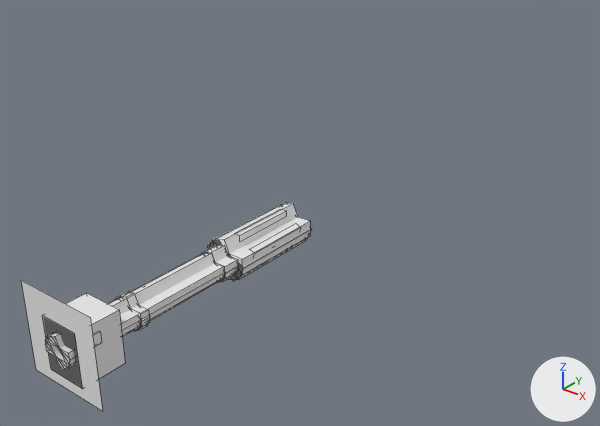
Two versions of the OBJ model src/main/resources/assets/mareeletrica/models/block/paint_m4a1_view_1.obj, one commit apart.
Both versions are drawn from a 50 mm lens placed at (1.158, -0.013, 1.043), pointed at (0.439, 0.885, 0.487). The lights are fixed; the arrows at lower right show +X, +Y and +Z. The first picture is the older version. Mesh edges are drawn as thin lines. Where no turn or scale is listed for an object, it has been applied to the vertices. Vertices at exactly the same position are counted once.

Script lines for the objects in view, before the commit:
```python
me_paint_m4a1_view_1 = bpy.data.meshes.new('paint_m4a1_view_1')
me_paint_m4a1_view_1.from_pydata(...)  # 188 vertices, 165 faces; spans x 0.442..0.558, y 0.397..0.795, z 0.472..0.59
me_paint_m4a1_view_1.materials.append(mat_paint)  # its picture is missing
ob_paint_m4a1_view_1 = bpy.data.objects.new('paint_m4a1_view_1', me_paint_m4a1_view_1)
ob_paint_m4a1_view_1.location = (0.0, 0.0, 0.0)
```
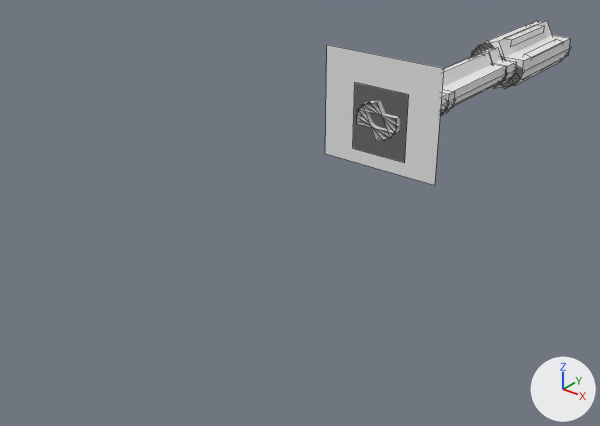
Location of each change, (x1, y1, x2, y2) in pixels of the pictures (600 x 426 px; the box of a moved part takes in the faces that stretch with it):
'paint_m4a1_view_1', reshaped (15% narrower, 21% shorter)
    before: (21, 203, 311, 411)
    after: (325, 20, 571, 185)
part 1 of me_paint_m4a1_view_1, added
    after: (509, 25, 544, 46)
part 2 of me_paint_m4a1_view_1, moved or reshaped
    before: (249, 223, 299, 251)
    after: (524, 39, 564, 56)
part 3 of me_paint_m4a1_view_1, moved or reshaped
    before: (208, 203, 310, 281)
    after: (479, 48, 516, 87)
part 4 of me_paint_m4a1_view_1, moved or reshaped
    before: (209, 203, 311, 280)
    after: (473, 48, 517, 85)
part 5 of me_paint_m4a1_view_1, moved or reshaped
    before: (45, 253, 225, 369)
    after: (356, 53, 506, 140)
part 6 of me_paint_m4a1_view_1, moved or reshaped
    before: (206, 244, 238, 283)
    after: (440, 89, 455, 114)
part 7 of me_paint_m4a1_view_1, moved or reshaped
    before: (202, 245, 239, 282)
    after: (440, 99, 455, 115)
part 8 of me_paint_m4a1_view_1, added
    after: (353, 83, 409, 163)
part 9 of me_paint_m4a1_view_1, moved or reshaped
    before: (119, 291, 150, 331)
    after: (471, 20, 570, 89)
part 10 of me_paint_m4a1_view_1, moved or reshaped
    before: (116, 293, 150, 330)
    after: (472, 20, 571, 88)
part 11 of me_paint_m4a1_view_1, deleted
    before: (21, 210, 286, 411)
part 12 of me_paint_m4a1_view_1, added
    after: (325, 45, 506, 185)

The change, as a list of edits to the scene's bpy script:
```text
Change me_paint_m4a1_view_1:
    used by ob_paint_m4a1_view_1; location = (0.0, 0.0, 0.0)
    remove me_paint_m4a1_view_1.from_pydata(...)  # 188 vertices, 165 faces; spans x 0.442..0.558, y 0.397..0.795, z 0.472..0.59
    add me_paint_m4a1_view_1.from_pydata(...)  # 192 vertices, 165 faces; spans x 0.398..0.602, y 0.994..1.603, z 0.537..0.717
    me_paint_m4a1_view_1 part 1: a new loose piece, a box spanning x 0.491..0.509, y 1.426..1.57, z 0.646..0.66, in mat_paint (its picture is missing)
    me_paint_m4a1_view_1 part 2: the loose piece of 8 vertices spanning x 0.518..0.53, y 0.679..0.773, z 0.527..0.538 is scaled about its middle by (1.76, 1.53, 1.53), then moved by (0.018, 0.772, 0.097)
    me_paint_m4a1_view_1 part 3: the loose piece of 12 vertices spanning x 0.47..0.53, y 0.656..0.794, z 0.498..0.552 is scaled about its middle by (1.29, 0.261, 1.12), then moved by (0.0, 0.647, 0.093)
    me_paint_m4a1_view_1 part 4: the loose piece of 12 vertices spanning x 0.468..0.532, y 0.656..0.794, z 0.496..0.554 is scaled about its middle by (1.29, 0.261, 1.12), then moved by (0.0, 0.647, 0.093)
    me_paint_m4a1_view_1 part 5: the loose piece of 12 vertices spanning x 0.478..0.522, y 0.397..0.632, z 0.505..0.545 is scaled about its middle by (1.76, 1.53, 1.53), then moved by (0.0, 0.66, 0.093)
    me_paint_m4a1_view_1 part 6: the loose piece of 12 vertices spanning x 0.478..0.522, y 0.632..0.656, z 0.505..0.545 is scaled about its middle by (1.83, 0.766, 1.59), then moved by (0.0, 0.508, 0.093)
    me_paint_m4a1_view_1 part 7: the loose piece of 12 vertices spanning x 0.476..0.524, y 0.632..0.656, z 0.504..0.547 is scaled about its middle by (1.83, 0.766, 1.59), then moved by (0.0, 0.508, 0.093)
    me_paint_m4a1_view_1 part 8: a new loose piece, a box spanning x 0.452..0.548, y 1.003..1.093, z 0.56..0.668, in mat_paint (its picture is missing)
    me_paint_m4a1_view_1 part 9: the loose piece of 12 vertices spanning x 0.477..0.523, y 0.494..0.506, z 0.504..0.546 is scaled about its middle by (2.33, 18, 2.02), then moved by (0.0, 0.996, 0.093)
    me_paint_m4a1_view_1 part 10: the loose piece of 12 vertices spanning x 0.476..0.524, y 0.494..0.506, z 0.503..0.547 is scaled about its middle by (2.33, 18, 2.02), then moved by (0.0, 0.996, 0.093)
    me_paint_m4a1_view_1 part 11: 6 loose pieces with 48 vertices, spanning x 0.442..0.558, y 0.397..0.773, z 0.472..0.59, are deleted
    me_paint_m4a1_view_1 part 12: 20 vertices added at x 0.398..0.602, y 0.994..1.354, z 0.537..0.717
    other edits to the shape of me_paint_m4a1_view_1 do not show in these pictures
```
